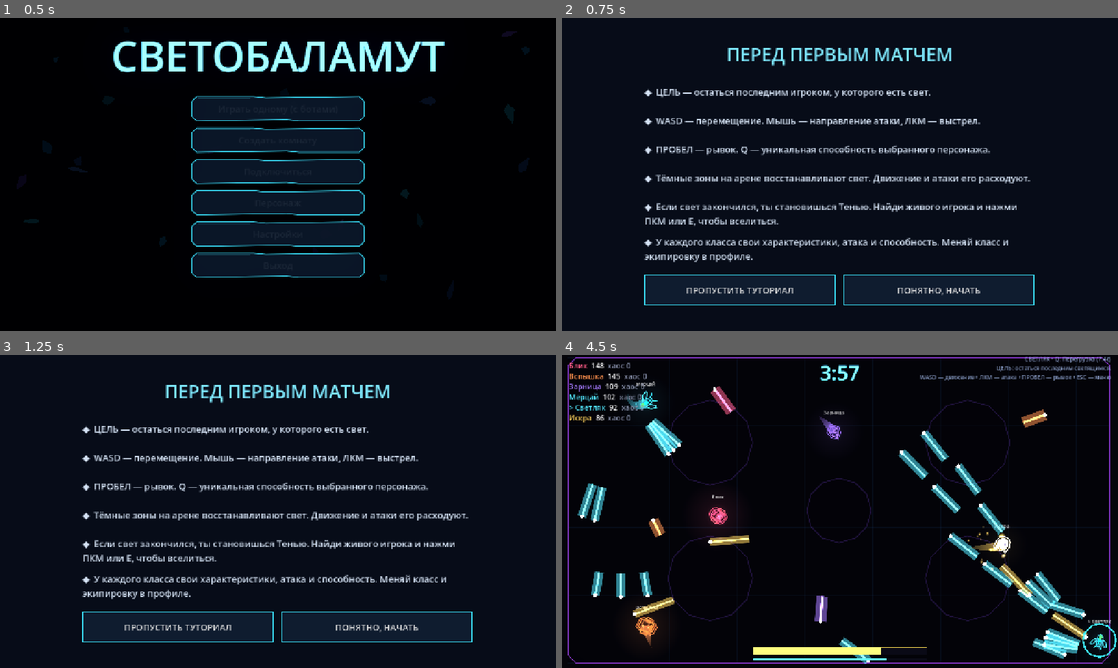
Above: before the commit, frames 1-4 (two rows, left to right).
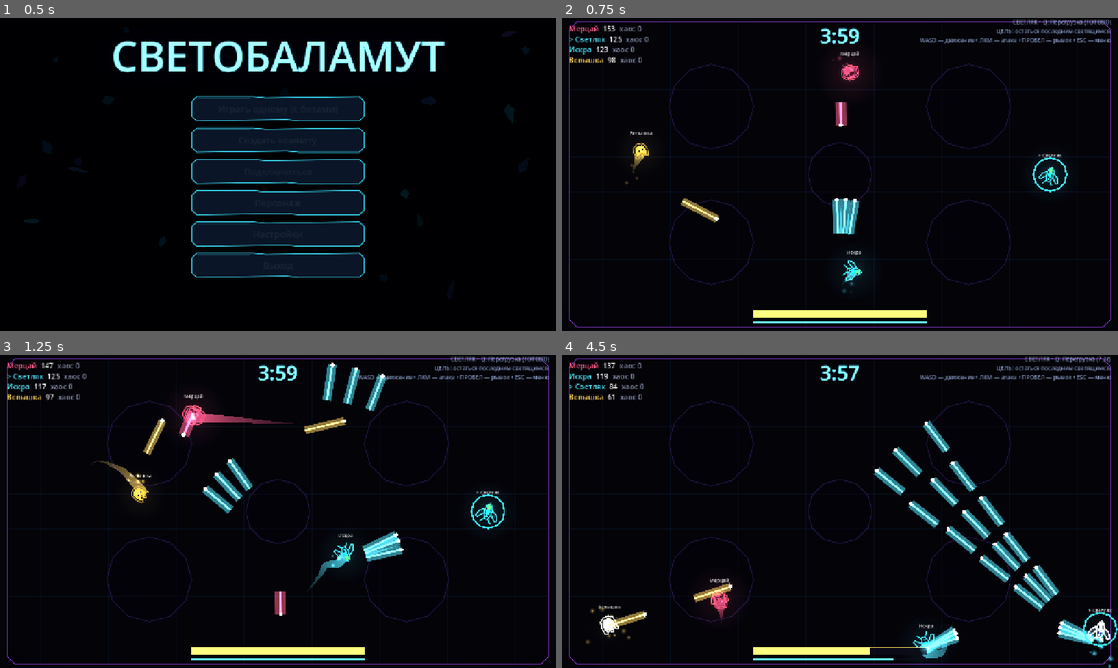
Above: after the commit, the same moments.

Repository: DvoreZZKy/svetobalamut
Game: Godot game, scene res://scenes/menu.tscn
Two runs of this game, one before a commit and one after it. Both use one fixed random seed, a clock stepped at 60 frames per second and the inputs below.
Inputs (mouse positions are in pixels of both pictures, inside the frame that each line leads up to):
- Up to frame 1 (0.5 s): no input
- Up to frame 2 (0.75 s): click "Играть одному (с ботами)" at 0.5 s
- Up to frame 3 (1.25 s): no input
- Up to frame 4 (4.5 s): click (739, 627) at 1.25 s, where only the run before the commit has a clickable "ПРОПУСТИТЬ ТУТОРИАЛ"; tap Enter (restart) at 2 s; move the mouse to (962, 495) at 2.02 s; hold D (right) 2.03-2.78 s; tap Q (ability) at 2.1 s; click (962, 495) at 2.17 s; move the mouse to (728, 527) at 2.77 s; hold S (down) 2.78-3.53 s; tap Space (dash) at 2.85 s; move the mouse to (895, 442) at 3.52 s; press the mouse at (895, 442) at 3.53 s; hold D (right) 3.53-4.28 s; move the mouse to (812, 574) at 4.27 s; release the mouse at (812, 574) at 4.28 s; hold W (up) from 4.28 s (still down); tap E (possess) at 4.35 s; click (812, 574) at 4.42 s

Frame 1 is identical in both runs. In frame 2, 18% of the frame differs, in the area x 1-99%, y 0-99%; in frame 3, 20%; in frame 4, 13%.

Commit message:
Start first solo match in interactive arena tutorial

Diff:
--- a/scripts/g.gd
+++ b/scripts/g.gd
@@ -92,12 +92,25 @@
 func start_single() -> void:
 	tutorial_return_to_lobby = false
 	if not tutorial_done:
-		get_tree().change_scene_to_file("res://scenes/tutorial.tscn")
+		start_tutorial_game(false)
 		return
 	start_single_game()
 
 
+func start_tutorial_game(return_to_lobby: bool) -> void:
+	tutorial_return_to_lobby = return_to_lobby
+	tutorial_active = true
+	mode = "single"
+	cfg = [{"id": 1, "name": player_name, "human": true, "color": profile_color,
+		"kind": profile_kind, "outfit": profile_outfit, "hat": profile_hat}]
+	for i in 3:
+		cfg.append({"id": -(i + 1), "name": BOT_NAMES[i], "human": false})
+	get_tree().change_scene_to_file("res://scenes/arena.tscn")
+
+
 func start_single_game() -> void:
+	tutorial_active = false
+	tutorial_return_to_lobby = false
 	mode = "single"
 	cfg = [{"id": 1, "name": player_name, "human": true, "color": profile_color,
 		"kind": profile_kind, "outfit": profile_outfit, "hat": profile_hat}]
